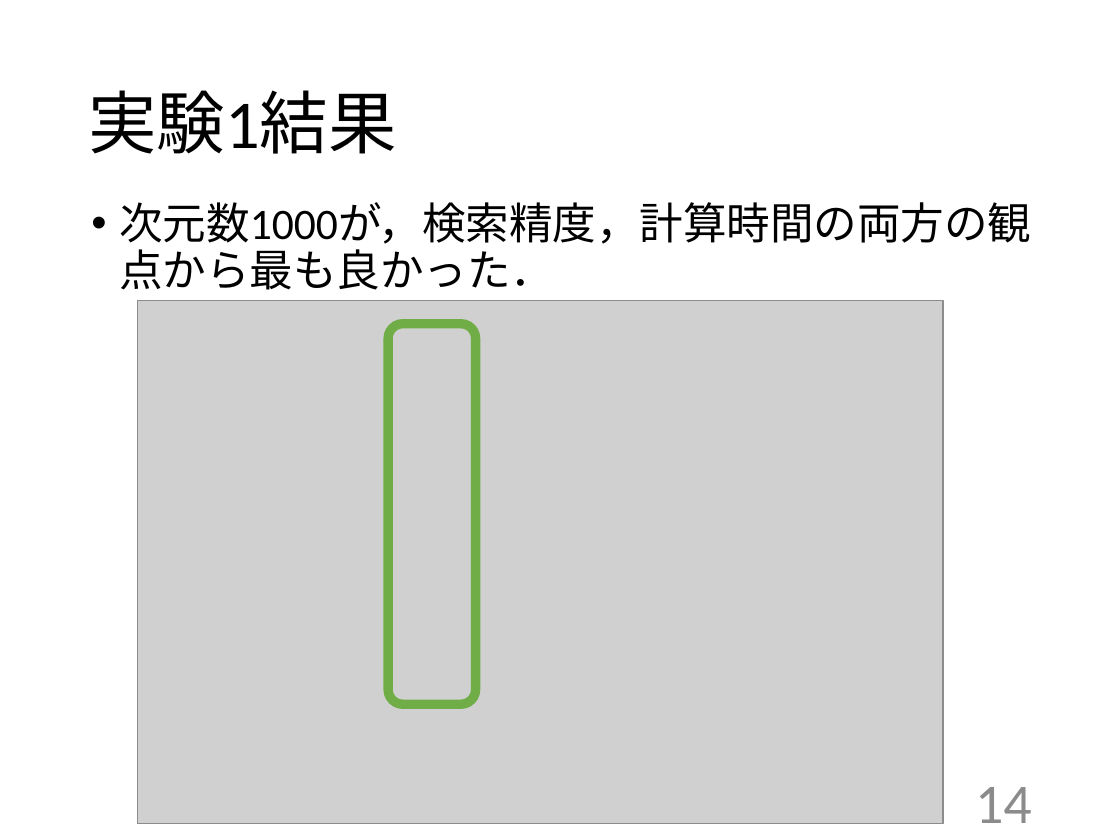
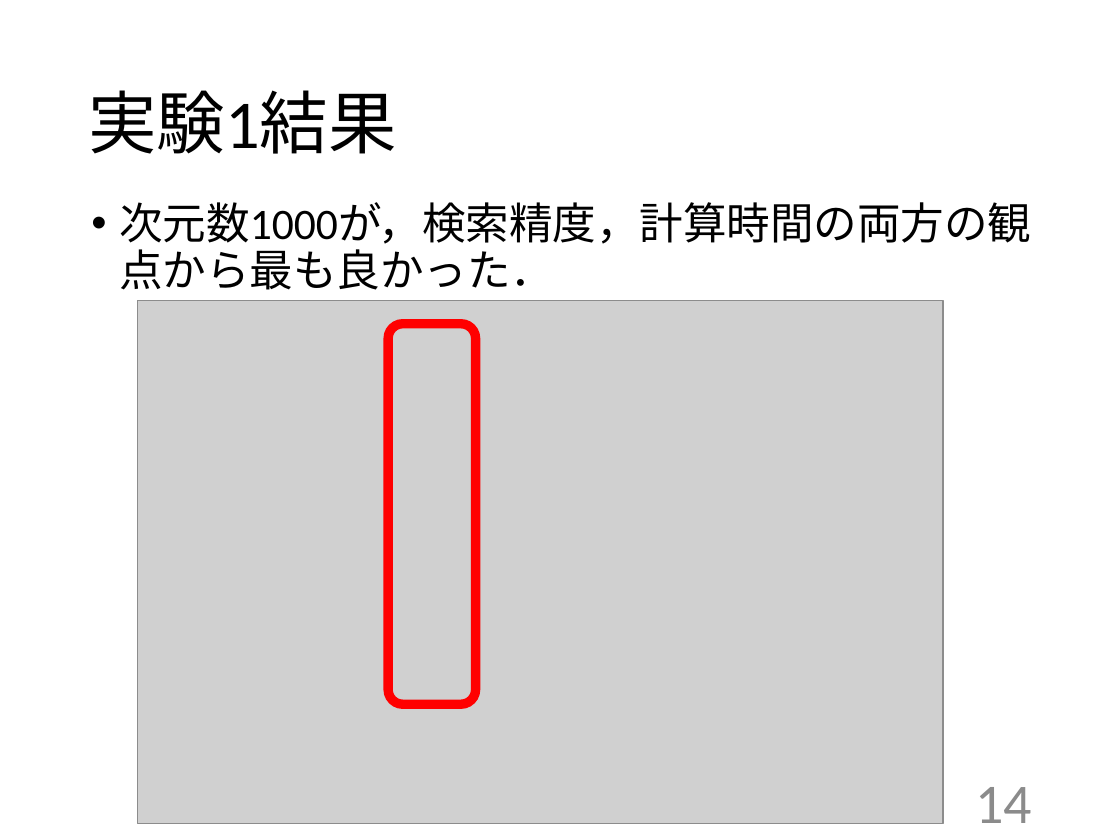
Before and after one commit to kait-takanolab/1821005-yoshioka-thesis, a slide deck: slide 14 of 卒研発表/1821005_yoshioka_thesis.pptx. Drawn at 1120x840 pixels with LibreOffice and Linux fonts; fonts in the diff are those of the drawing; grey boxes stand for pictures. Boxes give left, top, right and bottom in pixels: in the first picture for what was removed or moved away, otherwise in the second. Text is boxed around its words. In the diff, an @@ line names an element or a change of style, - is before the commit and + after.

```diff
--- a/卒研発表/1821005_yoshioka_thesis.pptx
+++ b/卒研発表/1821005_yoshioka_thesis.pptx
@@ rounded rectangle at [389, 324, 476, 704]: outline #70AD47 6 pt to #FF0000 6 pt @@
```
